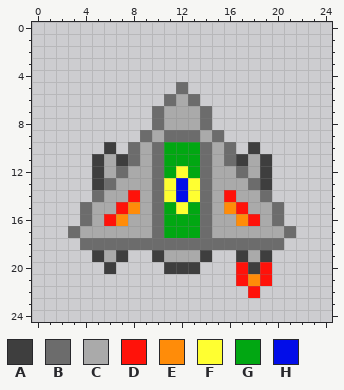
File history of a pixel-art sprite, resources/sprites/player-hovering-left.png. The first picture shows the starting point.
The file is 25x25 pixels.
Palette (. is transparent): A #3e3e3e  B #6c6c6c  C #aaaaaa  D #ff120a  E #ff8c09  F #ffff31  G #01a712  H #020de9
Pixels before, first column x 3:
 5 .........B.........
 6 ........BCB........
 7 .......BCCCB.......
 8 .......BCCCB.......
 9 ......BCBBBCB......
10 ...A.BCBGGGBCB.A...
11 ..ACABCBGGGBCBACA..
12 ..ACBCCBGFGBCCBCA..
13 ..ABCCCBFHFBCCCBA..
14 ..BCCDCBFHFBCDCCB..
15 .BCCDECBGFGBCEDCCB.
16 .BCDECCBGGGBCCEDCB.
17 BCCCCCCBGGGBCCCCCCB
18 .BBBBBBBBBBBBBBBBB.
19 ..ACA..ACCCA..ACA..
20 ...A....AAA...DAD..
21 ..............DED..
22 ...............D...
After the commit:
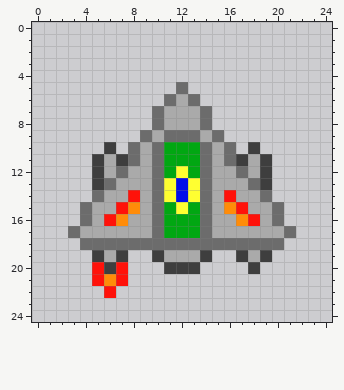
Changes in this commit:
y 20: x 5 . -> D; x 7 . -> D; x 17 D -> .; x 19 D -> .
y 21: x 5..7 ... -> DED; x 17..19 DED -> ...
y 22: x 6 . -> D; x 18 D -> .
Where, in picture pixels (left, top, right, bottom), the same in both pictures:
added: (92, 262, 128, 298)
erased: (236, 262, 272, 298)
